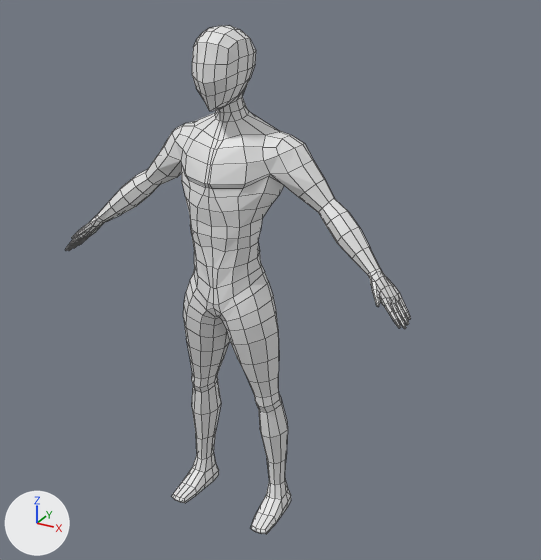
One commit to the Blender file BlenderFiles/Human2.blend: the scene before it, then after it.
One viewpoint serves both versions: a 50 mm camera at (3.77, -5.99, 5.86) aimed at (0.33, 0.25, 2.74). Every picture has the same lights, and +X, +Y and +Z are marked at lower left. Mesh edges are drawn as thin lines.

Objects in the first picture: 'Human'.
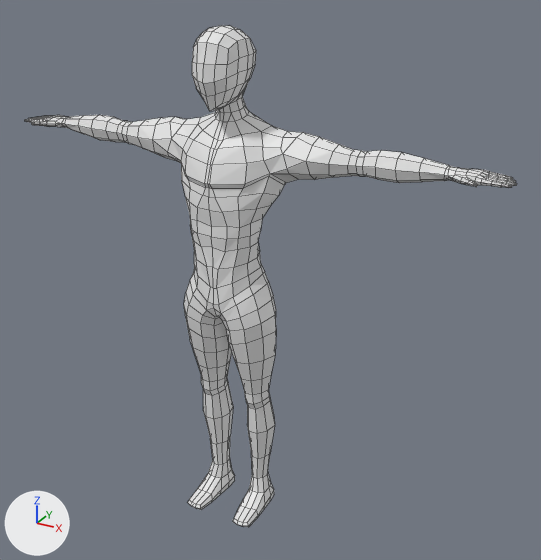
Edits to the bpy script that builds the scene:
```text
Change me_cylinder:
    used by ob_human; location = (0.0, 0.0, 0.0)
    remove me_cylinder.from_pydata(...)  # 621 vertices, 599 faces; spans x 0.0..1.97, y -0.43..0.44, z 0.0..5.25
    add me_cylinder.from_pydata(...)  # 645 vertices, 625 faces; spans x 0.0..2.68, y -0.43..0.44, z 0.0..5.25
    me_cylinder part 1: 65 vertices moved from x 0.4..1.72, y -0.17..0.35, z 3.04..4.32 to x 0.35..1.89, y -0.05..0.34, z 3.89..4.37; 191 vertices removed from x 0.58..1.97, y -0.39..0.34, z 2.8..4.15; 215 vertices added at x 0.62..2.68, y -0.12..0.35, z 4.08..4.26
    me_cylinder part 2: 120 vertices moved from x 0.06..0.65, y -0.41..0.29, z 0.0..2.31 to x 0.03..0.53, y -0.41..0.29, z 0.0..2.31; 22 vertices removed from x 0.38..0.65, y -0.43..0.11, z 0.0..0.07; 22 vertices added at x 0.16..0.42, y -0.43..0.11, z 0.0..0.07
```

What differs and where, as boxes [x1, y1, x2, y2] in the pictures (541 x 560 px; the box of a moved part takes in the faces that stretch with it):
'Human', reshaped (42% wider)
    before: [65, 25, 411, 534]
    after: [25, 25, 517, 527]
part 1 of me_cylinder, moved or reshaped
    before: [65, 112, 411, 329]
    after: [25, 112, 517, 188]
part 2 of me_cylinder, moved or reshaped
    before: [172, 307, 291, 534]
    after: [184, 307, 276, 527]
